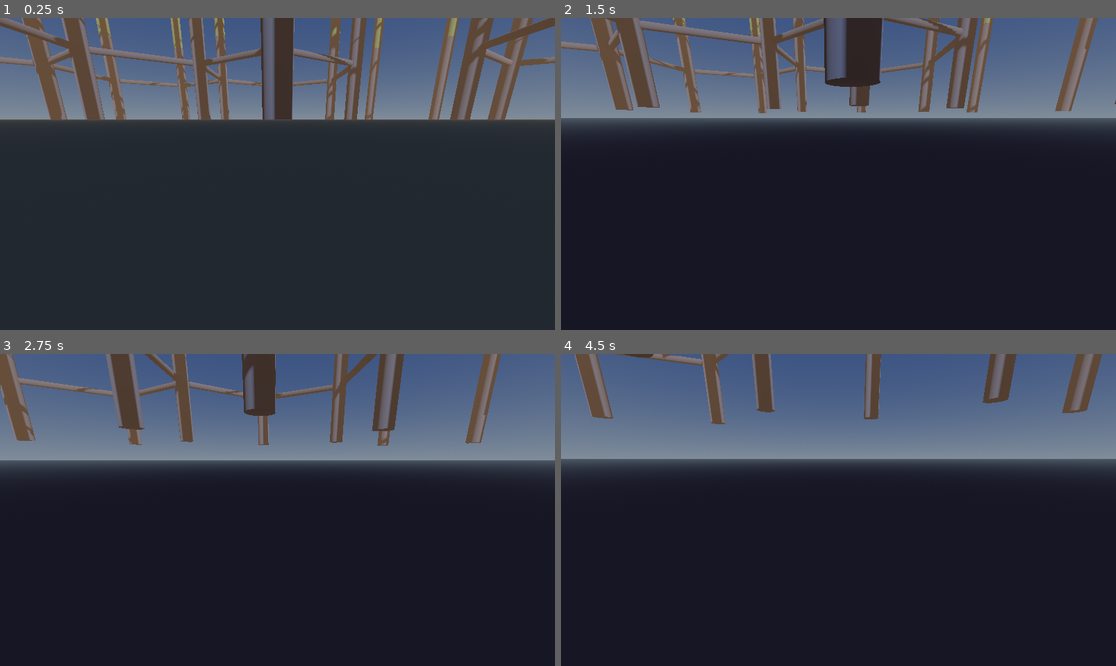
Above: before the commit, frames 1-4 (two rows, left to right).
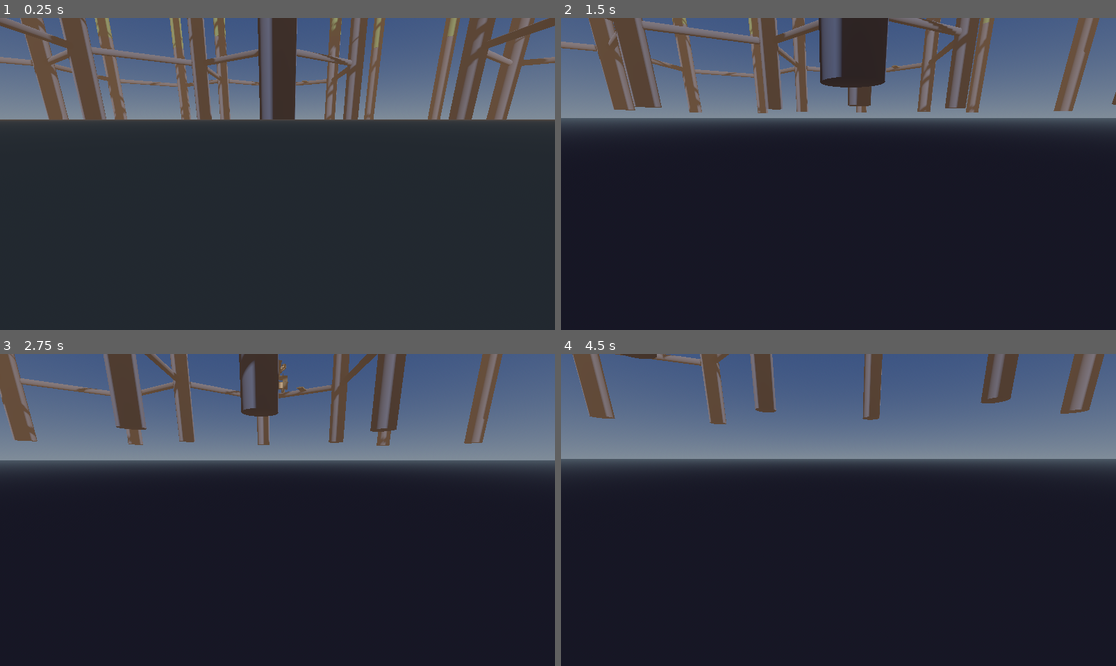
Above: after the commit, the same moments.

Repository: TaxiService/fcar
Game: Godot game, scene res://city/city_test.tscn
Same seed, same stepped clock (60 frames per second), same inputs: the game is played once before the commit and once after it.
Inputs (mouse positions are in pixels of both pictures, inside the frame that each line leads up to):
- Up to frame 1 (0.25 s): no input
- Up to frame 2 (1.5 s): tap Enter at 0.5 s; move the mouse to (866, 174) at 0.52 s; hold C (crouch) 0.53-1.28 s; hold W (forward) from 0.53 s (still down); click (866, 174) at 0.67 s; tap Space (jump) at 0.77 s; move the mouse to (810, 174) at 1.27 s; tap T (eject_passengers) at 1.35 s
- Up to frame 3 (2.75 s): keep holding W (forward); tap Space (jump) at 1.52 s; move the mouse to (288, 503) at 2.02 s; tap V (toggle_auto_hover) at 2.1 s
- Up to frame 4 (4.5 s): keep holding W (forward); move the mouse to (832, 516) at 2.77 s; tap Ctrl (toggle_com_compensation) at 2.85 s; click (832, 516) at 2.92 s; tap Space (jump) at 3.02, 3.77 s; move the mouse to (877, 513) at 3.52 s; tap R (toggle_ready_for_fares) at 3.6 s; move the mouse to (794, 506) at 4.27 s; tap Alt at 4.35 s

The runs differ from the first frame. In frame 1, 3.3% of the frame differs, in the area x 3-97%, y 0-33%; in frame 2, 3.0%; in frame 3, 2.1%; in frame 4, 1.3%.

Commit message:
tweaks on buildingblocks

Diff:
--- a/city/BuildingGenerator.gd
+++ b/city/BuildingGenerator.gd
@@ -9,10 +9,10 @@
 
 # Generation settings
 @export var blocks_folder: String = "res://city/building/"
-@export var max_growth_depth: int = 5  # Max blocks from seed point
+@export var max_growth_depth: int = 7  # Max blocks from seed point
 @export var branch_probability: float = 0.3  # Chance to use multiple connections
 @export var floor_probability: float = 0.2  # Chance to force a floor block
-@export var max_blocks_total: int = 500  # Hard limit to prevent freezing
+@export var max_blocks_total: int = 1260  # Hard limit to prevent freezing
 
 @export_category("Seed Points")
 @export var seeds_per_connector: int = 2  # How many buildings per connector beam
@@ -283,7 +283,7 @@
 		# Check direction compatibility (optional - disable for Y-rotatable block designs)
 		if check_direction:
 			# Connection points face INWARD, so -Z of the marker points into the block
-			var conn_dir = -conn.basis.z  # Local direction the connection faces
+			var conn_dir = -conn.basis.x  # Local direction the connection faces
 
 			# For Y-only rotation, we can only align if both directions are mostly horizontal
 			var conn_vertical = abs(conn_dir.y)
--- a/city/building/HVAC1.tscn
+++ b/city/building/HVAC1.tscn
@@ -22,6 +22,7 @@
 
 [node name="Node3D" type="Node3D"]
 script = ExtResource("1_8u1xp")
+block_type = 2
 
 [node name="CollisionShape3D" type="CollisionShape3D" parent="."]
 shape = SubResource("BoxShape3D_8u1xp")
--- a/city/building/antenna1.tscn
+++ b/city/building/antenna1.tscn
@@ -27,6 +27,7 @@
 
 [node name="FloorSmall5" type="StaticBody3D"]
 script = ExtResource("1_qv0l2")
+block_type = 2
 
 [node name="CollisionShape3D" type="CollisionShape3D" parent="."]
 transform = Transform3D(1, 0, 0, 0, 1, 0, 0, 0, 1, 0, 6, 0)
--- a/city/building/antenna2.tscn
+++ b/city/building/antenna2.tscn
@@ -30,6 +30,7 @@
 
 [node name="FloorSmall5" type="StaticBody3D"]
 script = ExtResource("1_gra87")
+block_type = 2
 
 [node name="CollisionShape3D" type="CollisionShape3D" parent="."]
 transform = Transform3D(1, 0, 0, 0, 1, 0, 0, 0, 1, 0, 5.8502665, 0)
--- a/city/building/base_large.tscn
+++ b/city/building/base_large.tscn
@@ -40,8 +40,25 @@
 radial_segments = 5
 rings = 0
 
+[sub_resource type="CylinderShape3D" id="CylinderShape3D_6k6mm"]
+height = 10.0
+radius = 28.0
+
+[sub_resource type="CylinderShape3D" id="CylinderShape3D_hld2p"]
+height = 4.0
+radius = 25.0
+
+[sub_resource type="CylinderShape3D" id="CylinderShape3D_qss0d"]
+height = 4.0
+radius = 20.0
+
+[sub_resource type="CylinderShape3D" id="CylinderShape3D_p2c13"]
+height = 3.0
+radius = 15.0
+
 [node name="FloorSmall5" type="StaticBody3D"]
 script = ExtResource("1_avli1")
+block_type = 3
 
 [node name="MeshInstance3D" type="MeshInstance3D" parent="."]
 transform = Transform3D(1, 0, 0, 0, 1, 0, 0, 0, 1, 0, -10, 0)
@@ -96,3 +113,30 @@
 size_small = true
 size_medium = false
 is_plug = false
+
+[node name="CollisionShape3D" type="CollisionShape3D" parent="."]
+shape = SubResource("CylinderShape3D_6k6mm")
+
+[node name="CollisionShape3D2" type="CollisionShape3D" parent="."]
+transform = Transform3D(1, 0, 0, 0, 1, 0, 0, 0, 1, 0, 6.5, 0)
+shape = SubResource("CylinderShape3D_hld2p")
+
+[node name="CollisionShape3D4" type="CollisionShape3D" parent="."]
+transform = Transform3D(1, 0, 0, 0, 1, 0, 0, 0, 1, 0, 10, 0)
+shape = SubResource("CylinderShape3D_qss0d")
+
+[node name="CollisionShape3D6" type="CollisionShape3D" parent="."]
+transform = Transform3D(1, 0, 0, 0, 1, 0, 0, 0, 1, 0, 13.5, 0)
+shape = SubResource("CylinderShape3D_p2c13")
+
+[node name="CollisionShape3D7" type="CollisionShape3D" parent="."]
+transform = Transform3D(1, 0, 0, 0, 1, 0, 0, 0, 1, 0, -13.5, 0)
+shape = SubResource("CylinderShape3D_p2c13")
+
+[node name="CollisionShape3D3" type="CollisionShape3D" parent="."]
+transform = Transform3D(1, 0, 0, 0, 1, 0, 0, 0, 1, 0, -6.5, 0)
+shape = SubResource("CylinderShape3D_hld2p")
+
+[node name="CollisionShape3D5" type="CollisionShape3D" parent="."]
+transform = Transform3D(1, 0, 0, 0, 1, 0, 0, 0, 1, 0, -10, 0)
+shape = SubResource("CylinderShape3D_qss0d")
--- a/city/building/elbow_1.tscn
+++ b/city/building/elbow_1.tscn
@@ -47,6 +47,7 @@
 
 [node name="FloorSmall5" type="StaticBody3D"]
 script = ExtResource("1_0hgq2")
+block_type = 3
 
 [node name="CollisionShape3D" type="CollisionShape3D" parent="."]
 transform = Transform3D(-4.371139e-08, 0, -1, 0, 1, 0, 1, 0, -4.371139e-08, -20, 10, -8.7422785e-07)
@@ -81,11 +82,12 @@
 ignores_collision = true
 
 [node name="Conn_Plug_Large2" type="Marker3D" parent="."]
-transform = Transform3D(-1, 8.742278e-08, 0, 3.821371e-15, 4.371139e-08, 1, 8.742278e-08, 1, -4.371139e-08, -19.999998, 17.5, -8.7422785e-07)
+transform = Transform3D(1, 0, 0, 0, -4.371139e-08, 1, 0, -1, -4.371139e-08, -19.999998, 17.5, -8.7422785e-07)
 script = ExtResource("4_in80i")
 size_medium = false
 size_large = true
 is_plug = false
+ignores_collision = true
 
 [node name="Marker3D" type="Marker3D" parent="."]
 transform = Transform3D(1, 0, -8.351872e-23, 0, 1, 0, -8.351872e-23, 0, 1, -12.002, -0.036, 9)
--- a/city/building/floor_1x1.tscn
+++ b/city/building/floor_1x1.tscn
@@ -19,6 +19,7 @@
 
 [node name="FloorSmall5" type="StaticBody3D"]
 script = ExtResource("1_jbuvr")
+block_type = 1
 
 [node name="SpawnSurface7" type="Node3D" parent="."]
 transform = Transform3D(1, 0, 0, 0, 1, 0, 0, 0, 1, 0, 2.5432281, 0)
--- a/city/building/floor_1x3.tscn
+++ b/city/building/floor_1x3.tscn
@@ -23,6 +23,7 @@
 
 [node name="FloorSmall5" type="StaticBody3D"]
 script = ExtResource("1_2l77p")
+block_type = 1
 
 [node name="SpawnSurface7" type="Node3D" parent="."]
 transform = Transform3D(1, 0, 0, 0, 1, 0, 0, 0, 1, 0, 2.5432281, 0)
--- a/city/building/perch_small.tscn
+++ b/city/building/perch_small.tscn
@@ -21,6 +21,7 @@
 
 [node name="FloorSmall5" type="StaticBody3D"]
 script = ExtResource("1_kcqwc")
+block_type = 1
 
 [node name="SpawnSurface7" type="Node3D" parent="."]
 transform = Transform3D(1, 0, 0, 0, 1, 0, 0, 0, 1, 0, 2.5432281, 0)
--- a/city/building/pillar_big.tscn
+++ b/city/building/pillar_big.tscn
@@ -41,14 +41,14 @@
 is_plug = false
 
 [node name="Marker3D" type="Marker3D" parent="."]
-transform = Transform3D(-4.371139e-08, 0, 1, 0, 1, 0, -1, 0, -4.371139e-08, 8.66, -5, 0)
+transform = Transform3D(-4.371139e-08, 0, 1, 0, 1, 0, -1, 0, -4.371139e-08, 10, -5, 0)
 script = ExtResource("2_sqhew")
 size_small = true
 size_medium = false
 is_plug = false
 
 [node name="Marker3D2" type="Marker3D" parent="."]
-transform = Transform3D(-4.371139e-08, 0, -1, 0, 1, 0, 1, 0, -4.371139e-08, -8.66, -5, 0)
+transform = Transform3D(-4.371139e-08, 0, -1, 0, 1, 0, 1, 0, -4.371139e-08, -10, -5, 0)
 script = ExtResource("2_sqhew")
 size_small = true
 size_medium = false
--- a/city/city_test.tscn
+++ b/city/city_test.tscn
@@ -26,7 +26,6 @@
 fog_depth_curve = 1.0352657
 fog_depth_begin = 591.4
 fog_depth_end = 1045.5
-volumetric_fog_enabled = true
 volumetric_fog_density = 0.0016
 volumetric_fog_albedo = Color(0.33533785, 0.84833395, 0.9312275, 1)
 volumetric_fog_emission = Color(0.20505151, 0.17763427, 0.12100499, 1)
@@ -51,11 +50,11 @@
 script = ExtResource("1_generator")
 hex_edge_length = 420.0
 grid_rings = 2
-spire_radius = 30.0
+spire_radius = 35.0
 building_seed_spacing = 60.0
 building_seed_probability = 0.8
-building_max_depth = 7
-building_branch_chance = 1.0
+building_max_depth = 5
+building_branch_chance = 0.8
 building_max_total = 1260
 spawn_fcar = false
 fcar_spawn_height = 1300.0
Not shown: 1 places in city/building/base_large.tscn that only renumber resources
